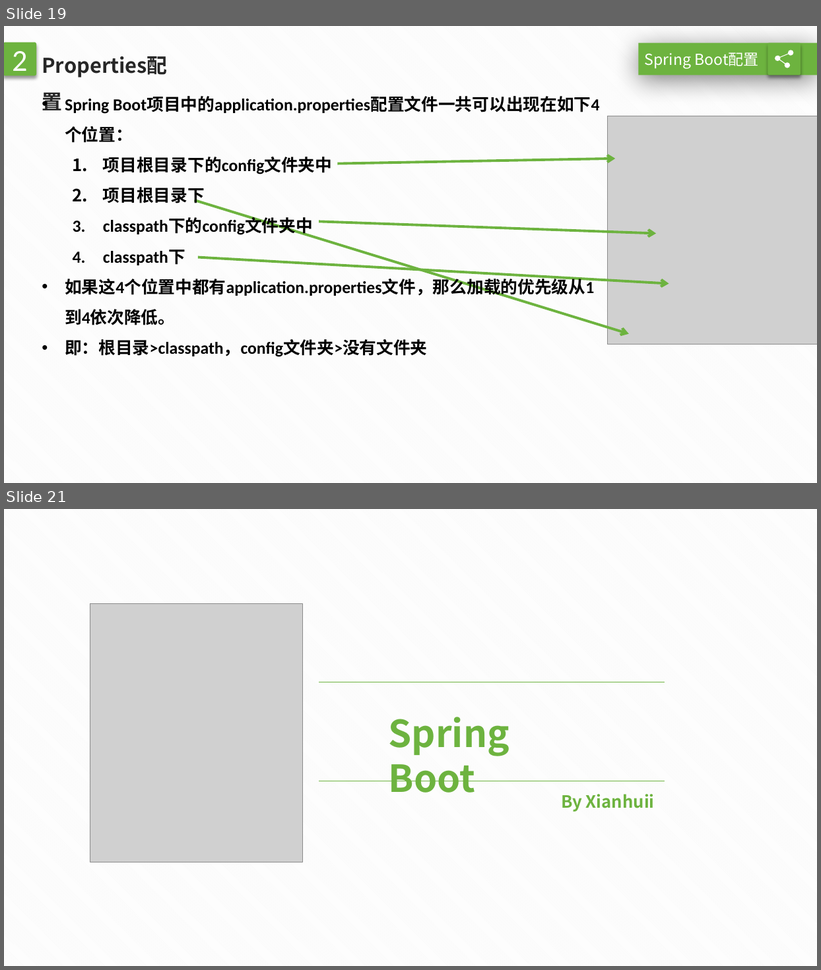
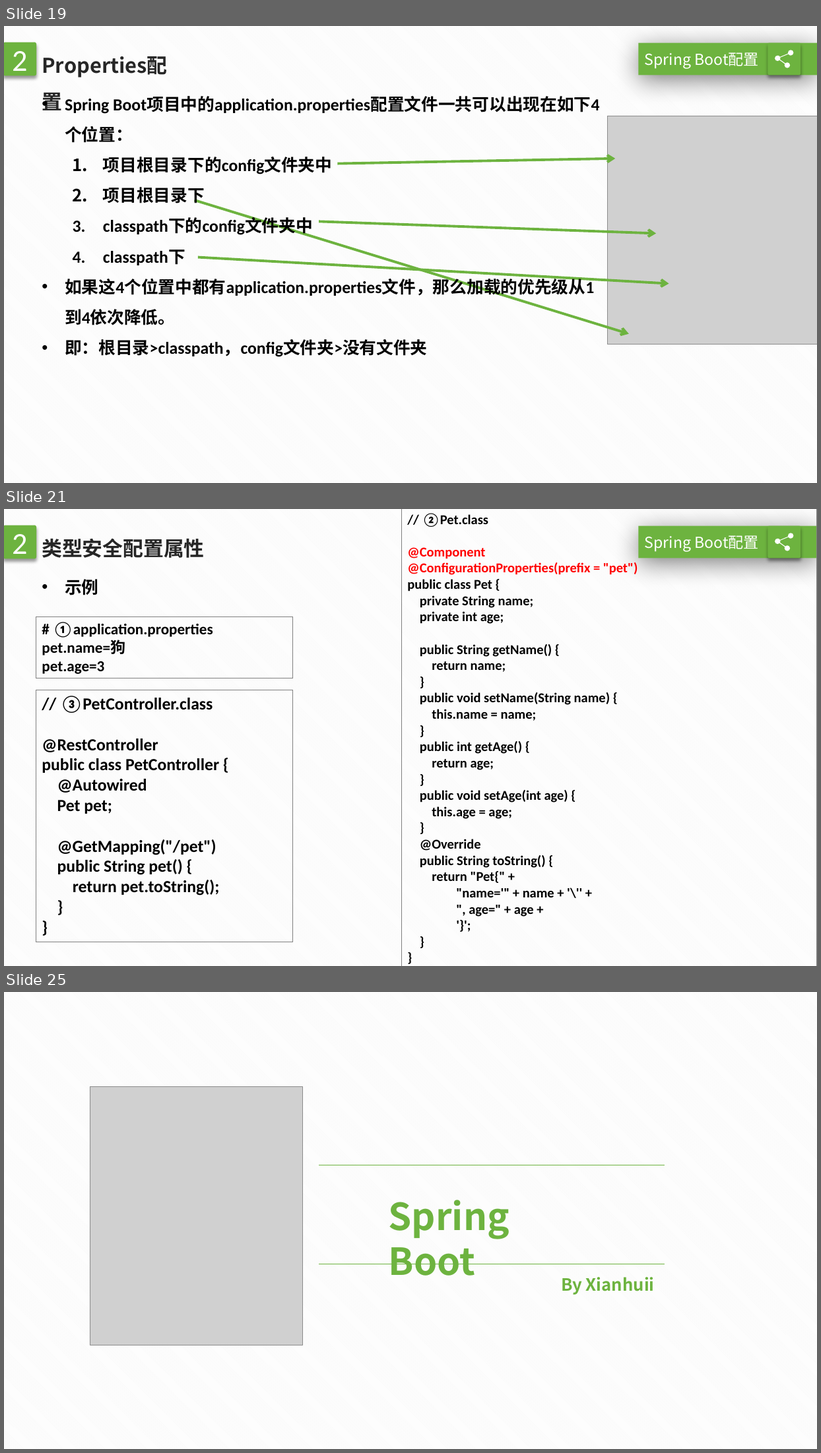
Before and after one commit to Xianhuii/myJava, a slide deck: SpringBoot/SpringBoot.pptx. Shown one above the other, each under a label of ours: slides 19 and 21 before the commit, slides 19, 21 and 25 after it; the slides between them are not shown. The pictures are 821x970 and 821x1453 pixels, drawn with LibreOffice and Linux fonts; fonts in the diff are those of the drawing; grey boxes stand for pictures. Boxes give left, top, right and bottom in pixels: in the first picture for what was removed or moved away, otherwise in the second. Text is boxed around its words. In the diff, an @@ line names an element or a change of style, - is before the commit and + after.

Commit message:
commit spring boot pptx

```diff
--- a/SpringBoot/SpringBoot.pptx
+++ b/SpringBoot/SpringBoot.pptx
@@ slide 21 added at bbox=[4, 509, 817, 966], background pattern #F2F2F2 on #FFFFFF @@
@@ rounded rectangle added at bbox=[4, 525, 36, 559], fill #6DB33F, outline #6DB33F 1 pt, 36 pt, text #FFFFFF @@
+2
@@ rectangle added at bbox=[402, 509, 817, 966], outline #808080 0.75 pt, 16 pt, text #000000, bold @@
+// ②Pet.class
+@Component
+@ConfigurationProperties(prefix = "pet")
+public class Pet {
+private String name;
+private int age;
+public String getName() {
+return name;
+}
+public void setName(String name) {
+this.name = name;
+}
+public int getAge() {
+return age;
+}
+public void setAge(int age) {
+this.age = age;
+}
+@Override
+public String toString() {
+return "Pet{" +
+"name='" + name + '\'' +
+", age=" + age +
+'}';
+}
+}
@@ rectangle added at bbox=[639, 526, 817, 559], fill #6DB33F @@
@@ rounded rectangle added at bbox=[768, 525, 801, 558], fill #6DB33F @@
@@ text added at bbox=[42, 539, 204, 558], 24 pt, text #262626, bold @@
+类型安全配置属性
@@ text added at bbox=[645, 535, 759, 551], 18 pt, text #FFFFFF @@
+Spring Boot配置
@@ freeform shape added at bbox=[775, 533, 794, 551], fill #FFFFFF @@
@@ text added at bbox=[65, 579, 98, 595], 20 pt, text #000000, bold @@
+• 示例
@@ rectangle added at bbox=[36, 617, 293, 679], outline #808080 0.75 pt, 18 pt, text #000000, bold @@
+# ①application.properties
+pet.name=狗
+pet.age=3
@@ rectangle added at bbox=[36, 690, 293, 943], outline #808080 0.75 pt, 20 pt, text #000000, bold @@
+// ③PetController.class
+@RestController
+public class PetController {
+@Autowired
+Pet pet;
+@GetMapping("/pet")
+public String pet() {
+return pet.toString();
+}
+}
@@ what was slide 21 is now slide 25 @@
```
Also in this commit, not shown: 2 slides changed, 3 other slides added.
